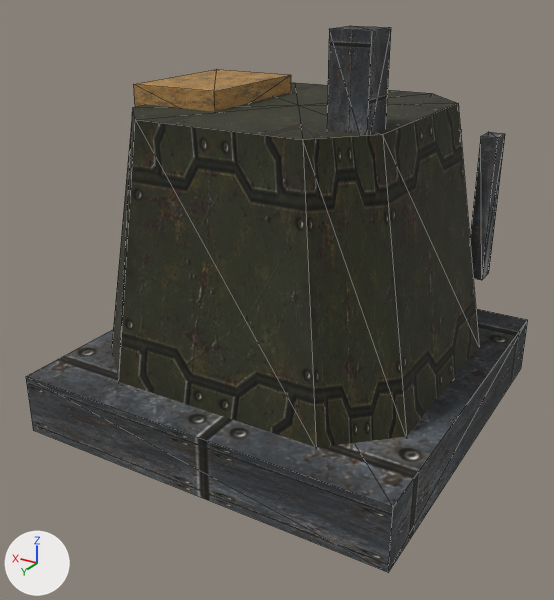
The OBJ model assets/models/generator.obj as it was, and as the next commit left it.
Before and after are seen from a camera (50 mm lens) standing at (-0.925, 1.64, 0.604) and looking at (0.006, 0.089, -0.172). The axes (+X, +Y, +Z) are drawn at lower left. The lights are the same throughout. The first picture is the older version. Mesh edges are drawn as thin lines. Where no turn or scale is listed for an object, it has been applied to the vertices. Vertices at exactly the same position are counted once.

Names of what the first picture shows: 'generator'.
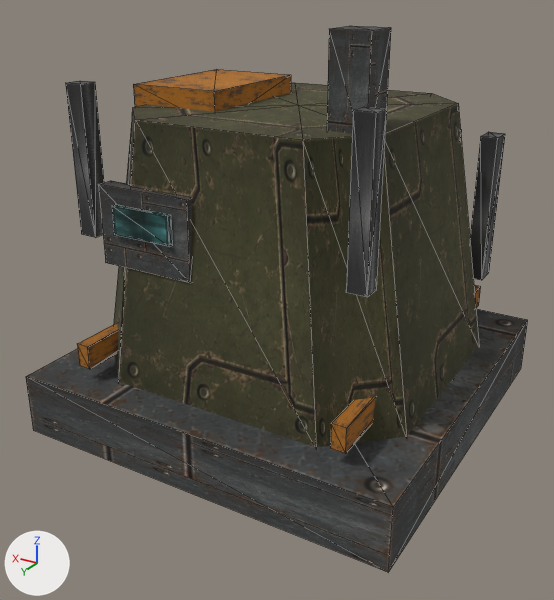
Where the change shows, as pixel boxes (x1, y1, x2, y2) in the pictures (554 x 600 px):
'generator', surface changed, reshaped
    both: (26, 26, 528, 572)
part 1 of me_generator, added
    after: (330, 285, 481, 453)
part 2 of me_generator, added
    after: (346, 107, 387, 297)
part 3 of me_generator, added (brown)
    after: (77, 323, 119, 369)
part 4 of me_generator, added
    after: (66, 81, 104, 238)
part 5 of me_generator, added
    after: (99, 181, 192, 283)
part 6 of me_generator, added (cyan)
    after: (112, 205, 172, 247)

What the commit changed:
Picture 'foundry-materials-v2.png' (img_foundry_materials_v2_png) is new.
Material 'industrial' (mat_industrial) changes its picture from img_foundry_materials_png to img_foundry_materials_v2_png.
me_generator is used by ob_generator; location (0.0, 0.0, 0.0).
me_generator had 98 vertices, 152 faces and spanned x -0.5..0.5, y -0.5..0.5, z -0.5..0.5.
me_generator now has 146 vertices, 224 faces and spans x -0.5..0.5, y -0.5..0.5, z -0.5..0.5.
me_generator part 1: a new loose piece, a box spanning x -0.368..-0.332, y -0.44..0.44, z -0.3..-0.24, in mat_industrial (picture img_foundry_materials_v2_png).
me_generator part 2: a new loose piece, a box spanning x -0.373..-0.327, y 0.338..0.383, z 0.025..0.375, in mat_industrial (picture img_foundry_materials_v2_png).
me_generator part 3: a new loose piece, a box spanning x 0.332..0.368, y -0.44..0.44, z -0.3..-0.24, in mat_industrial (picture img_foundry_materials_v2_png).
me_generator part 4: a new loose piece, a box spanning x 0.327..0.373, y 0.338..0.383, z 0.025..0.375, in mat_industrial (picture img_foundry_materials_v2_png).
me_generator part 5: a new loose piece, a box spanning x 0.055..0.305, y 0.34..0.38, z -0.035..0.155, in mat_industrial (picture img_foundry_materials_v2_png).
me_generator part 6: a new loose piece, a box spanning x 0.1..0.26, y 0.379..0.391, z 0.045..0.115, in mat_industrial (picture img_foundry_materials_v2_png).
